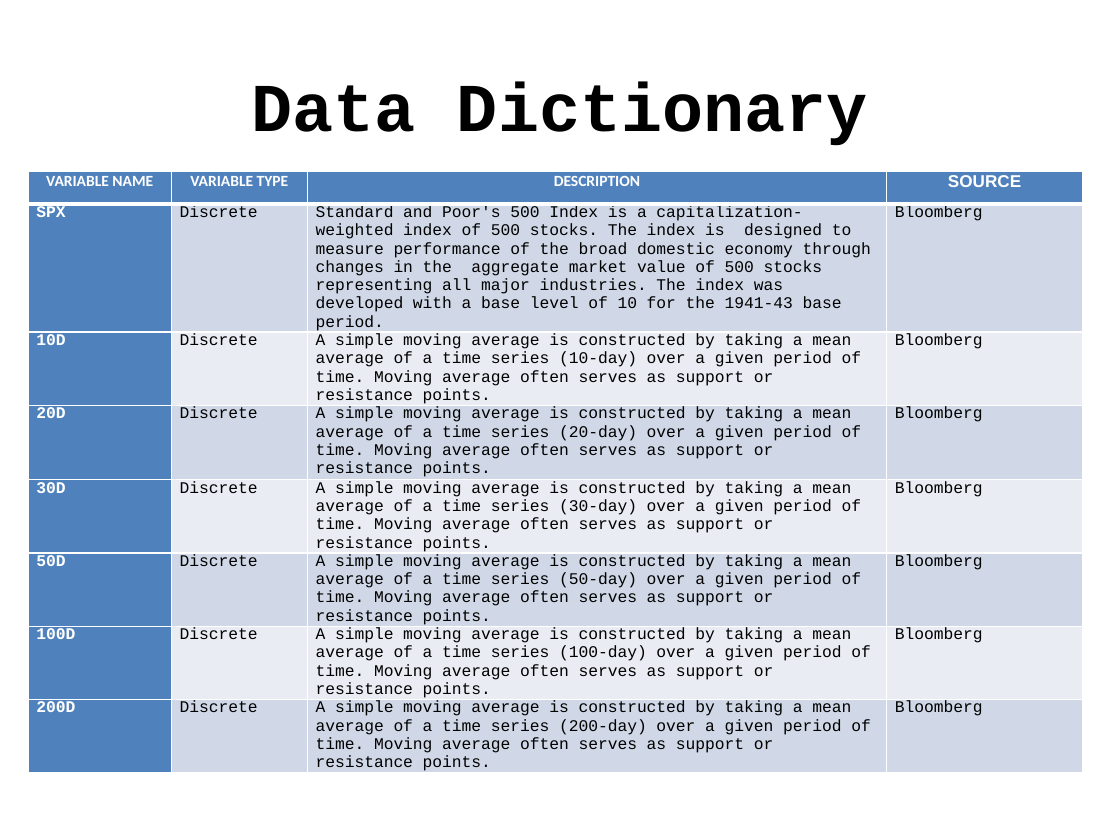
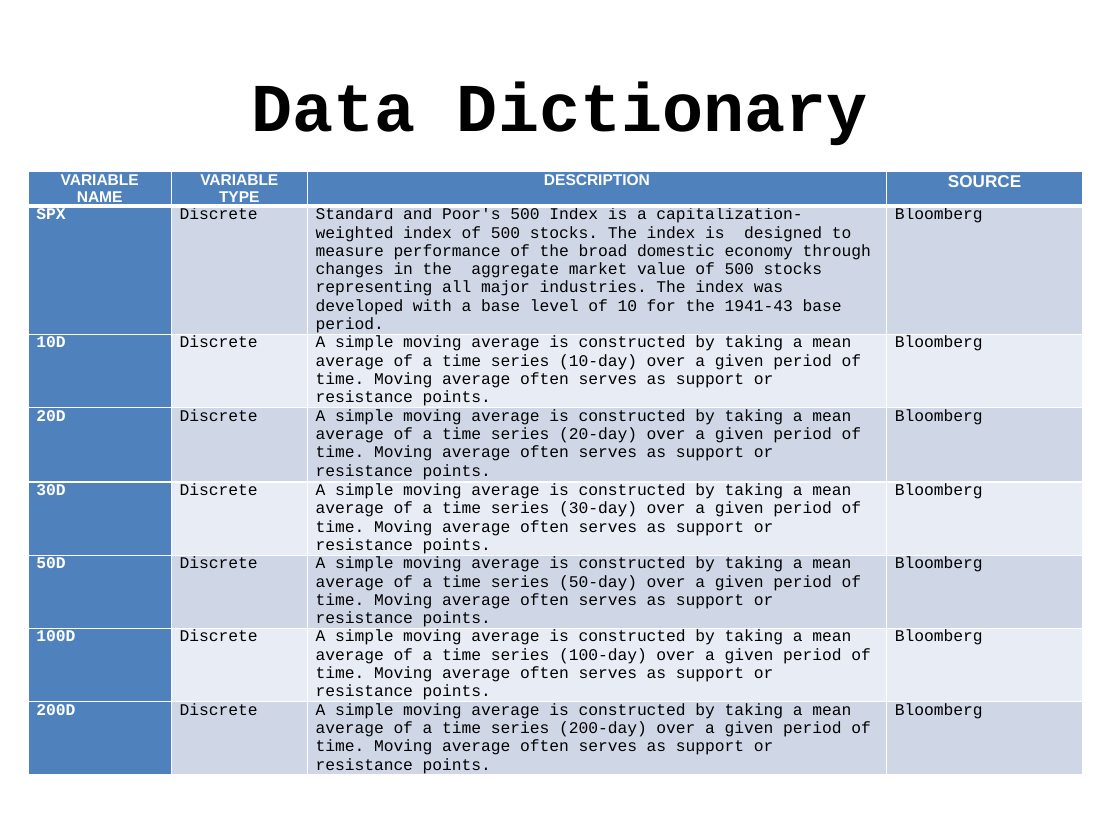
Before and after one commit to jgerarda/ALEXANDER_JASON_G, a slide deck: slide 5 of ALEXANDER_GA DS Final.pptx. Drawn at 1120x840 pixels with LibreOffice and Linux fonts; fonts in the diff are those of the drawing. Boxes give left, top, right and bottom in pixels: in the first picture for what was removed or moved away, otherwise in the second. Text is boxed around its words. In the diff, an @@ line names an element or a change of style, - is before the commit and + after.

```diff
--- a/ALEXANDER_GA DS Final.pptx
+++ b/ALEXANDER_GA DS Final.pptx
@@ table at bbox=[28, 171, 1082, 779] @@
@@ fill #D0D8E8 to #CFD7E7 in 12 cells @@
@@ fill #E9EDF4 to #E8ECF4 in 9 cells @@
@@ font Calibri to Arial in "VARIABLE NAME", "VARIABLE TYPE", "DESCRIPTION" @@
```
Also in this commit, not shown: 8 other slides changed, 1 other file.
